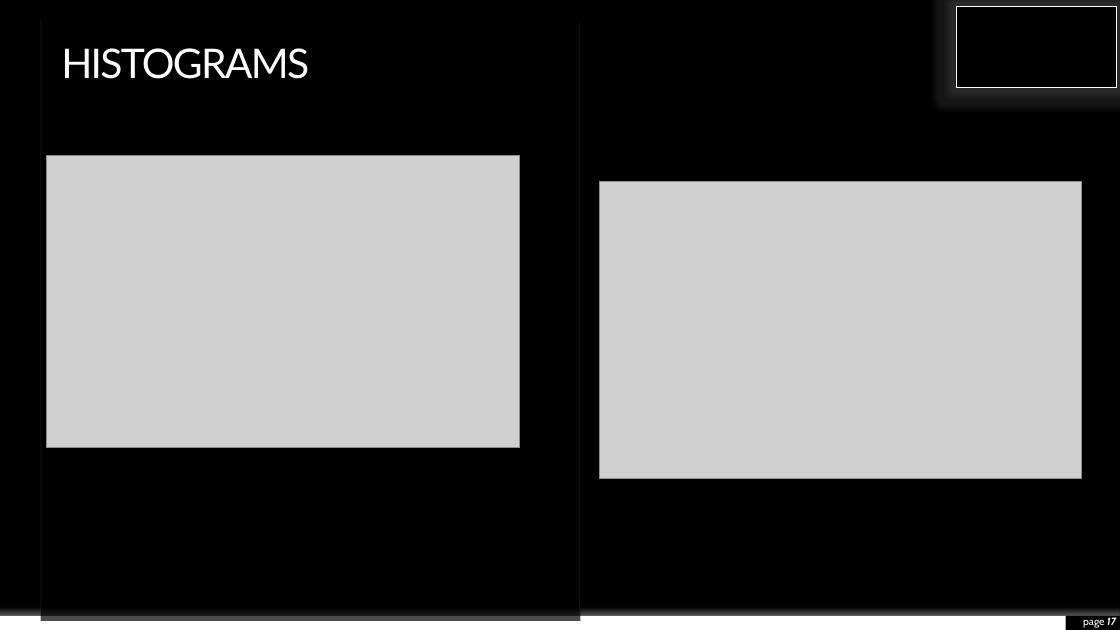
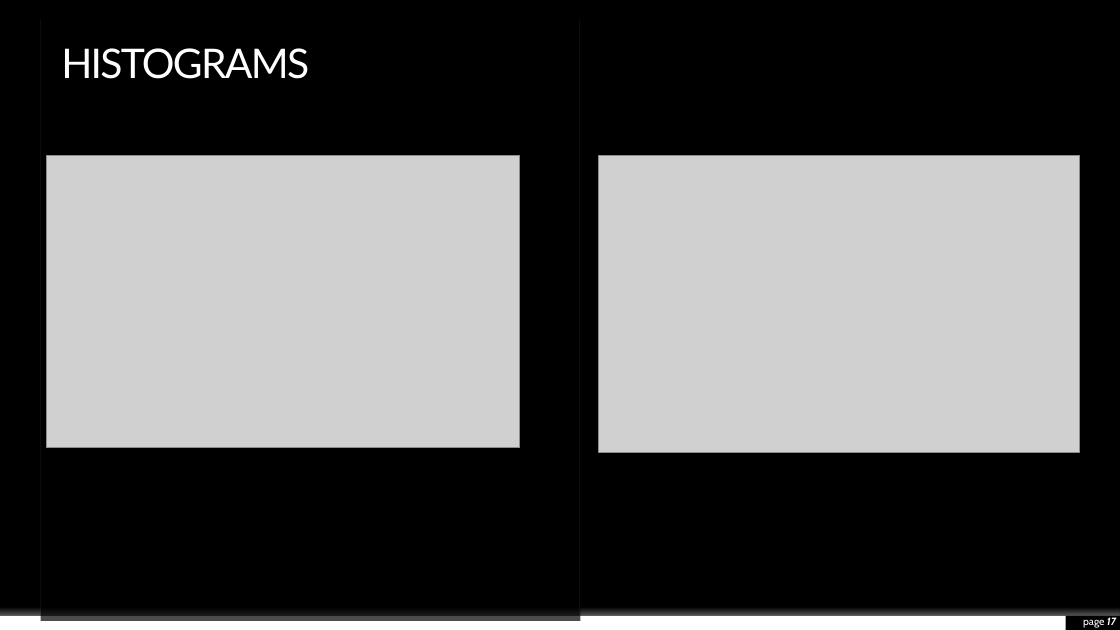
Before and after one commit to nehasinghal9646/churn-rate, a slide deck: slide 17 of Python Assignment.pptx. Drawn at 1120x630 pixels with LibreOffice and Linux fonts; fonts in the diff are those of the drawing; grey boxes stand for pictures; background and template pictures are left out. Boxes give left, top, right and bottom in pixels: in the first picture for what was removed or moved away, otherwise in the second. Text is boxed around its words. In the diff, an @@ line names an element or a change of style, - is before the commit and + after.

```diff
--- a/Python Assignment.pptx
+++ b/Python Assignment.pptx
@@ rectangle at bbox=[956, 7, 1117, 87]: outline #FFFFFF 0.25 pt to #000000 1 pt @@
@@ picture: place and size @@
-picture at bbox=[600, 181, 1081, 479]
+picture at bbox=[598, 155, 1080, 453]
```
Also in this commit, not shown: 8 other slides changed.
